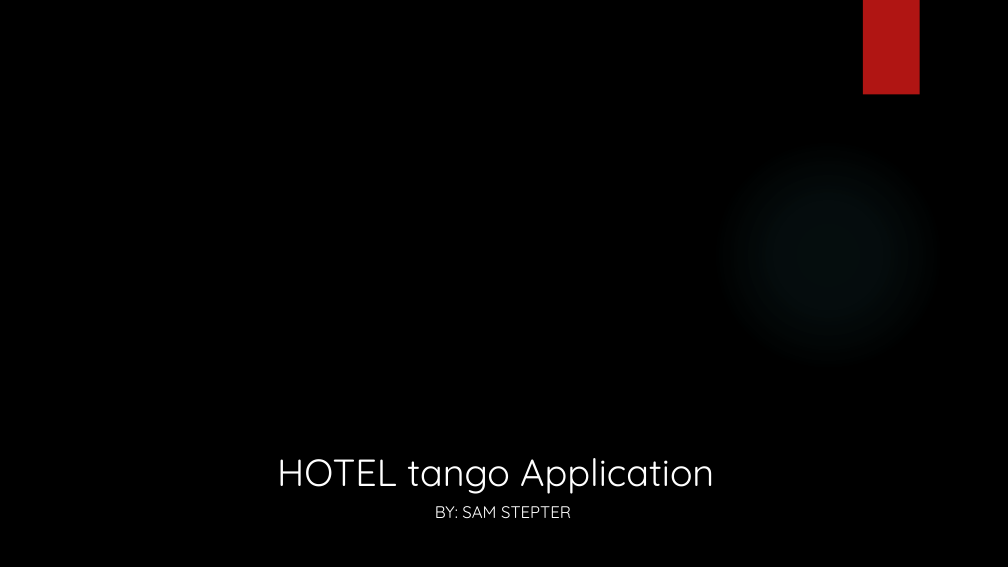
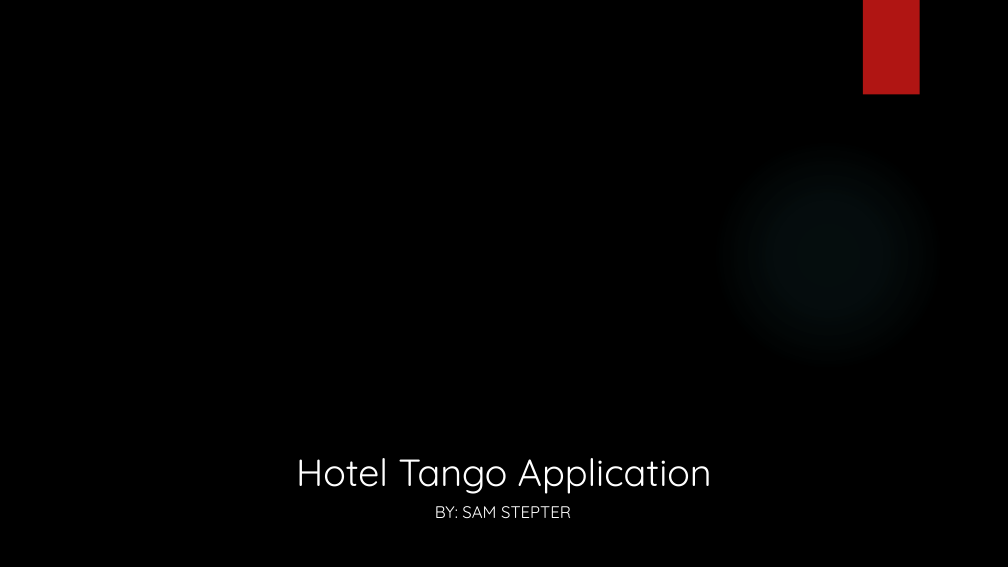
Before and after one commit to sstepter/HotelTango, a slide deck: slide 1 of 5_Documentation/Project Presentation.pptx. Drawn at 1008x567 pixels with LibreOffice and Linux fonts; fonts in the diff are those of the drawing; background and template pictures are left out. Boxes give left, top, right and bottom in pixels: in the first picture for what was removed or moved away, otherwise in the second. Text is boxed around its words. In the diff, an @@ line names an element or a change of style, - is before the commit and + after.

Commit message:
foo

```diff
--- a/5_Documentation/Project Presentation.pptx
+++ b/5_Documentation/Project Presentation.pptx
@@ title at <box>296,458,712,494</box>: text changed @@
-HOTEL tango Application
+Hotel Tango Application
```
Also in this commit, not shown: 1 slide added.
